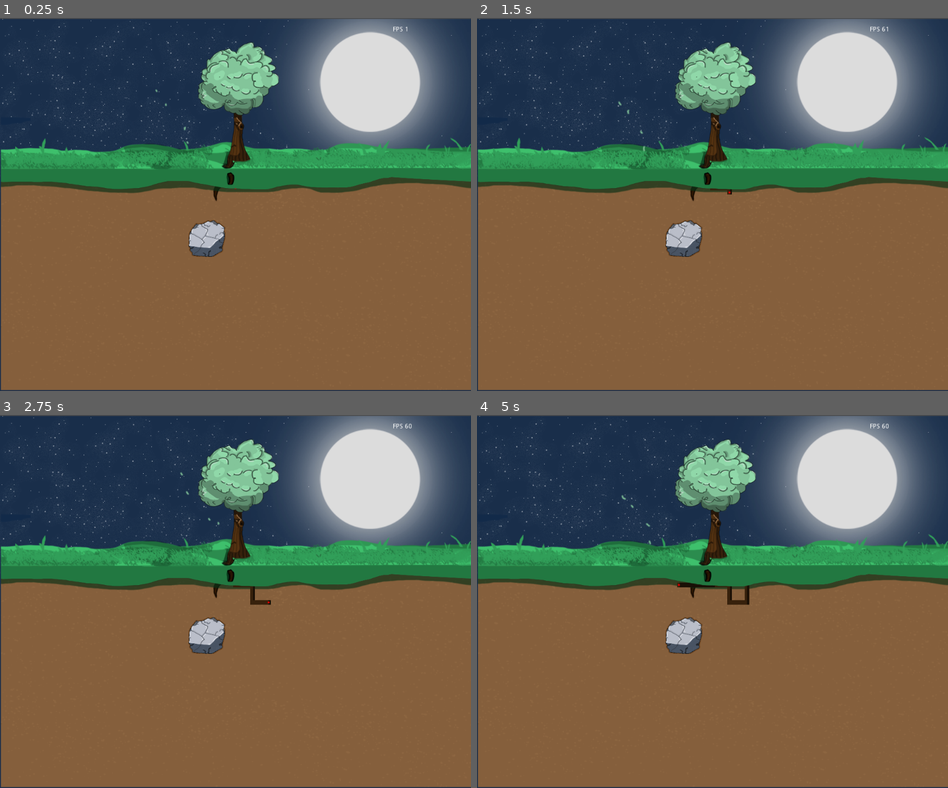
Above: before the commit, frames 1-4 (two rows, left to right).
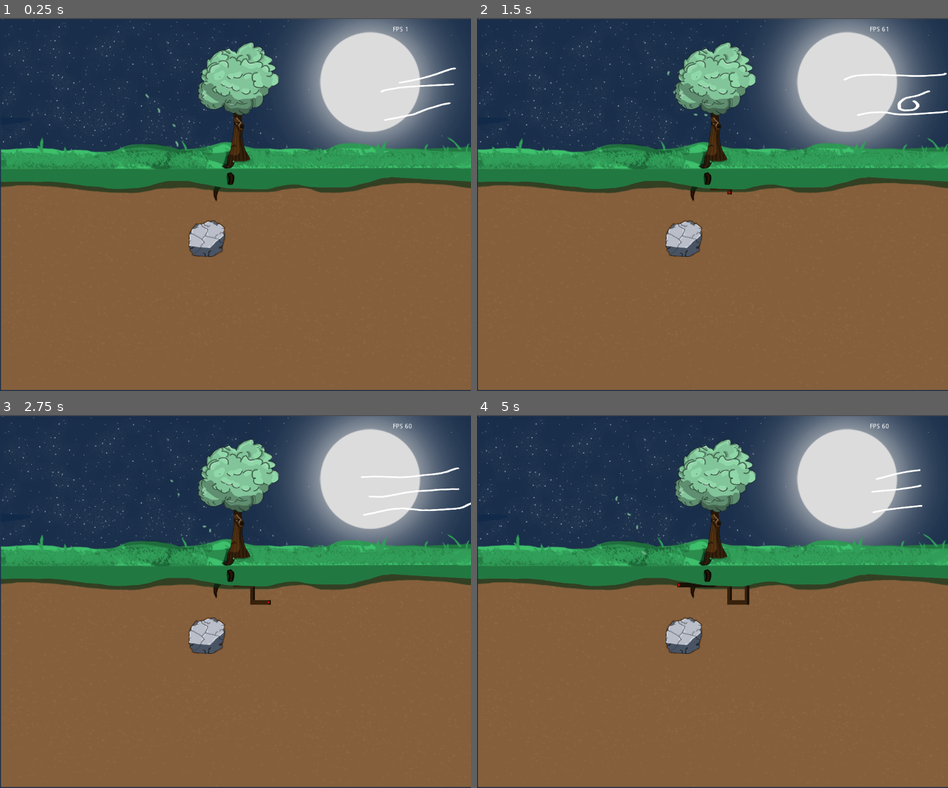
Above: after the commit, the same moments.

Repository: GunesUstunalp/GGJ2023Game
Game: Godot game, scene res://MainScene.tscn
The game is run twice, just before and just after one commit, with the same random seed, the same clock (stepped at 60 frames per second) and the same inputs.
Inputs:
- Up to frame 1 (0.25 s): no input
- Up to frame 2 (1.5 s): hold D (move_right) 0.53-1.28 s; hold S (move_down) from 1.28 s (still down)
- Up to frame 3 (2.75 s): release S (move_down) at 2.03 s; hold D (move_right) from 2.03 s (still down)
- Up to frame 4 (5 s): release D (move_right) at 2.78 s; hold W (move_up) 2.78-3.53 s; hold A (move_left) from 3.53 s (still down)

The runs differ from the first frame. In frame 1, 0.5% of the frame differs, in the area x 1-100%, y 13-40%; in frame 2, 0.5%; in frame 3, 0.6%, in the area x 1-100%, y 14-41%; in frame 4, 0.5%.

Commit message:
Wind sprite added

Diff:
--- a/MainScene.tscn
+++ b/MainScene.tscn
@@ -74,6 +74,46 @@
 [ext_resource path="res://Resources/backgrass/Layer 14.png" type="Texture" id=72]
 [ext_resource path="res://Resources/backgrass/Layer 15.png" type="Texture" id=73]
 [ext_resource path="res://Resources/greenlayer.png" type="Texture" id=74]
+[ext_resource path="res://Resources/wind/Layer 75.png" type="Texture" id=75]
+[ext_resource path="res://Resources/wind/Layer 48.png" type="Texture" id=76]
+[ext_resource path="res://Resources/wind/Layer 60.png" type="Texture" id=77]
+[ext_resource path="res://Resources/wind/Layer 61.png" type="Texture" id=78]
+[ext_resource path="res://Resources/wind/Layer 50.png" type="Texture" id=79]
+[ext_resource path="res://Resources/wind/Layer 51.png" type="Texture" id=80]
+[ext_resource path="res://Resources/wind/Layer 52.png" type="Texture" id=81]
+[ext_resource path="res://Resources/wind/Layer 53.png" type="Texture" id=82]
+[ext_resource path="res://Resources/wind/Layer 54.png" type="Texture" id=83]
+[ext_resource path="res://Resources/wind/Layer 55.png" type="Texture" id=84]
+[ext_resource path="res://Resources/wind/Layer 56.png" type="Texture" id=85]
+[ext_resource path="res://Resources/wind/Layer 57.png" type="Texture" id=86]
+[ext_resource path="res://Resources/wind/Layer 58.png" type="Texture" id=87]
+[ext_resource path="res://Resources/wind/Layer 59.png" type="Texture" id=88]
+[ext_resource path="res://Resources/wind/Layer 63.png" type="Texture" id=89]
+[ext_resource path="res://Resources/wind/Layer 64.png" type="Texture" id=90]
+[ext_resource path="res://Resources/wind/Layer 65.png" type="Texture" id=91]
+[ext_resource path="res://Resources/wind/Layer 66.png" type="Texture" id=92]
+[ext_resource path="res://Resources/wind/Layer 67.png" type="Texture" id=93]
+[ext_resource path="res://Resources/wind/Layer 49.png" type="Texture" id=94]
+[ext_resource path="res://Resources/wind/Layer 69.png" type="Texture" id=95]
+[ext_resource path="res://Resources/wind/Layer 70.png" type="Texture" id=96]
+[ext_resource path="res://Resources/wind/Layer 71.png" type="Texture" id=97]
+[ext_resource path="res://Resources/wind/Layer 72.png" type="Texture" id=98]
+[ext_resource path="res://Resources/wind/Layer 73.png" type="Texture" id=99]
+[ext_resource path="res://Resources/wind/Layer 68.png" type="Texture" id=100]
+[ext_resource path="res://Resources/wind/Layer 74.png" type="Texture" id=101]
+[ext_resource path="res://Resources/wind/Layer 62.png" type="Texture" id=102]
+[ext_resource path="res://Resources/wind/Layer 76.png" type="Texture" id=103]
+[ext_resource path="res://Resources/wind/Layer 77.png" type="Texture" id=104]
+[ext_resource path="res://Resources/wind/Layer 78.png" type="Texture" id=105]
+[ext_resource path="res://Resources/wind/Layer 79.png" type="Texture" id=106]
+[ext_resource path="res://Resources/wind/Layer 80.png" type="Texture" id=107]
+[ext_resource path="res://Resources/wind/Layer 81.png" type="Texture" id=108]
+[ext_resource path="res://Resources/wind/Layer 82.png" type="Texture" id=109]
+[ext_resource path="res://Resources/wind/Layer 83.png" type="Texture" id=110]
+[ext_resource path="res://Resources/wind/Layer 85.png" type="Texture" id=111]
+[ext_resource path="res://Resources/wind/Layer 84.png" type="Texture" id=112]
+[ext_resource path="res://Resources/wind/Layer 86.png" type="Texture" id=113]
+[ext_resource path="res://Resources/wind/Layer 87.png" type="Texture" id=114]
 
 [sub_resource type="SpriteFrames" id=3]
 animations = [ {
@@ -102,6 +142,19 @@
 [sub_resource type="SpriteFrames" id=2]
 animations = [ {
 "frames": [ ExtResource( 25 ), ExtResource( 22 ), ExtResource( 36 ), ExtResource( 23 ), ExtResource( 24 ), ExtResource( …(255 unchanged characters)…
+"loop": true,
+"name": "default",
+"speed": 5.0
+} ]
+
+[sub_resource type="SpriteFrames" id=5]
+animations = [ {
+"frames": [ ExtResource( 81 ), ExtResource( 82 ), ExtResource( 83 ), ExtResource( 84 ), ExtResource( 85 ), ExtResource( 86 ), ExtResource( 87 ), ExtResource( 88 ), ExtResource( 77 ), ExtResource( 78 ), ExtResource( 102 ), ExtResource( 89 ), ExtResource( 90 ), ExtResource( 91 ), ExtResource( 92 ), ExtResource( 93 ), ExtResource( 100 ), ExtResource( 95 ), ExtResource( 96 ), ExtResource( 97 ), ExtResource( 98 ), ExtResource( 99 ), ExtResource( 101 ), ExtResource( 75 ), ExtResource( 103 ) ],
+"loop": true,
+"name": "Continous",
+"speed": 5.0
+}, {
+"frames": [ ExtResource( 76 ), ExtResource( 94 ), ExtResource( 79 ), ExtResource( 80 ), ExtResource( 81 ), ExtResource( 82 ), ExtResource( 83 ), ExtResource( 84 ), ExtResource( 85 ), ExtResource( 86 ), ExtResource( 87 ), ExtResource( 88 ), ExtResource( 77 ), ExtResource( 78 ), ExtResource( 102 ), ExtResource( 89 ), ExtResource( 90 ), ExtResource( 91 ), ExtResource( 92 ), ExtResource( 93 ), ExtResource( 100 ), ExtResource( 95 ), ExtResource( 96 ), ExtResource( 97 ), ExtResource( 98 ), ExtResource( 99 ), ExtResource( 101 ), ExtResource( 75 ), ExtResource( 103 ), ExtResource( 104 ), ExtResource( 105 ), ExtResource( 106 ), ExtResource( 107 ), ExtResource( 108 ), ExtResource( 109 ), ExtResource( 110 ), ExtResource( 112 ), ExtResource( 111 ), ExtResource( 113 ), ExtResource( 114 ) ],
 "loop": true,
 "name": "default",
 "speed": 5.0
@@ -122,14 +175,14 @@
 position = Vector2( 523, 304 )
 scale = Vector2( 0.948002, 0.634328 )
 frames = SubResource( 3 )
-frame = 1
+frame = 5
 playing = true
 
 [node name="Grass" type="AnimatedSprite" parent="."]
 position = Vector2( 530, 291 )
 scale = Vector2( 1.01546, 0.957143 )
 frames = SubResource( 1 )
-frame = 1
+frame = 7
 playing = true
 
 [node name="Treee" type="Sprite" parent="."]
@@ -148,7 +201,7 @@
 position = Vector2( 448, 176 )
 rotation = 1.09023
 frames = SubResource( 2 )
-frame = 9
+frame = 12
 playing = true
 
 [node name="FPSCounter" type="Label" parent="."]
@@ -169,3 +222,12 @@
 [node name="Greenlayer" type="Sprite" parent="."]
 position = Vector2( 517, 354 )
 texture = ExtResource( 74 )
+
+[node name="Wind" type="AnimatedSprite" parent="."]
+position = Vector2( 911, 166 )
+rotation = 3.08787
+scale = Vector2( 0.66, 0.33 )
+frames = SubResource( 5 )
+frame = 3
+speed_scale = 1.5
+playing = true
Not shown: 1 places in MainScene.tscn that only renumber resources
